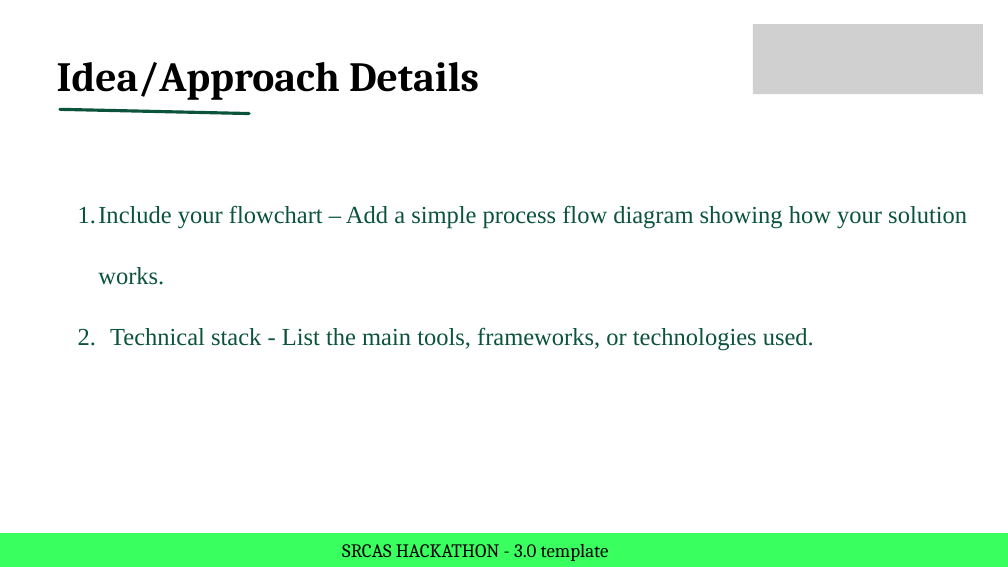
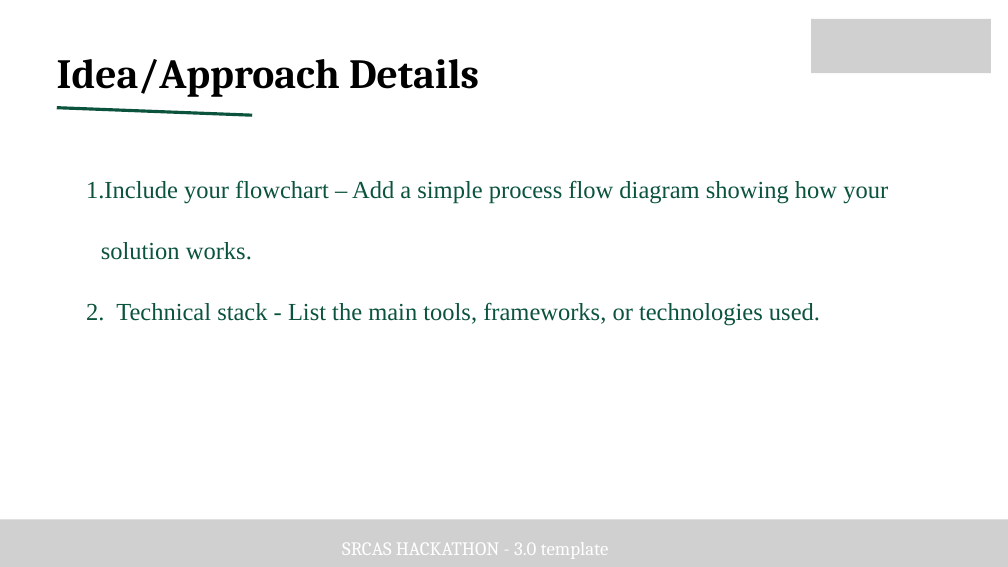
Before and after one commit to udhayasankar-UD/srcas-X-microsoft, a slide deck: slide 3 of src/assets/PPT/SRCAS HACKATHON 3.0.pptx. Drawn at 1008x567 pixels with LibreOffice and Linux fonts; fonts in the diff are those of the drawing; grey boxes stand for pictures. Boxes give left, top, right and bottom in pixels: in the first picture for what was removed or moved away, otherwise in the second. Text is boxed around its words. In the diff, an @@ line names an element or a change of style, - is before the commit and + after.

```diff
--- a/src/assets/PPT/SRCAS HACKATHON 3.0.pptx
+++ b/src/assets/PPT/SRCAS HACKATHON 3.0.pptx
@@ picture removed at bbox=[753, 24, 983, 94] @@
@@ picture added at bbox=[811, 19, 991, 73] @@
@@ picture added at bbox=[58, 108, 251, 115] @@
@@ line removed from (60, 109) to (249, 113) @@
@@ text "Include your flowchart – Add ...": place and size @@
-text "Include your flowchart – Add ..." at bbox=[98, 205, 967, 351]
+text "Include your flowchart – Add ..." at bbox=[86, 180, 888, 326]
@@ text "Include your flowchart – Add ..." at bbox=[86, 180, 888, 326]: list level 2 to 3 in "Include your flowchart – Add ..."; list level 2 to 3 in "Technical stack - List the ..." @@
@@ freeform shape removed at bbox=[0, 533, 1008, 567] @@
@@ picture added at bbox=[0, 520, 1008, 567] @@
@@ text "SRCAS HACKATHON - 3.0 template" at bbox=[342, 542, 609, 559]: text colour #000000 to #FFFFFF @@
```
Also in this commit, not shown: 5 other slides changed, 5 other files.
